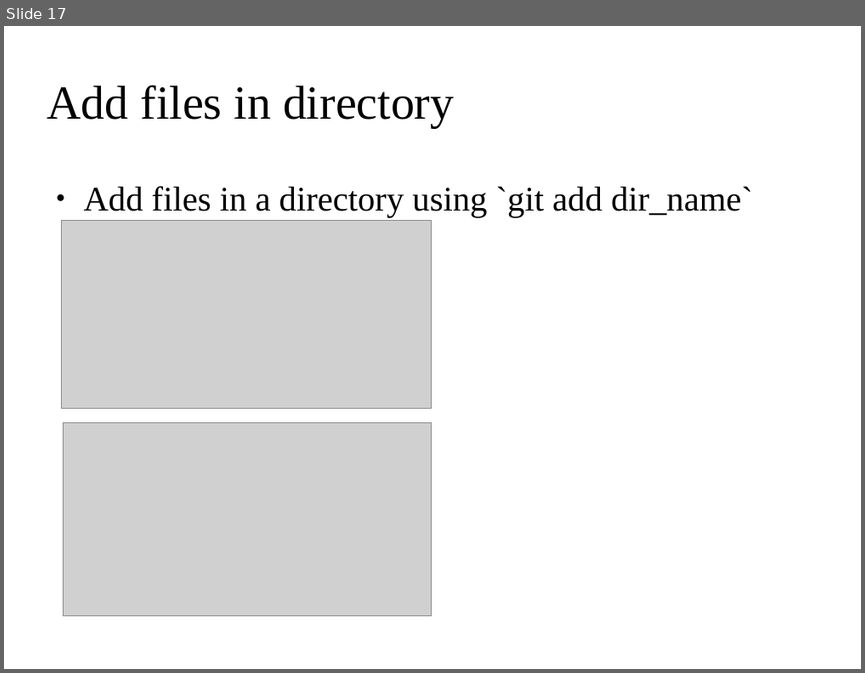
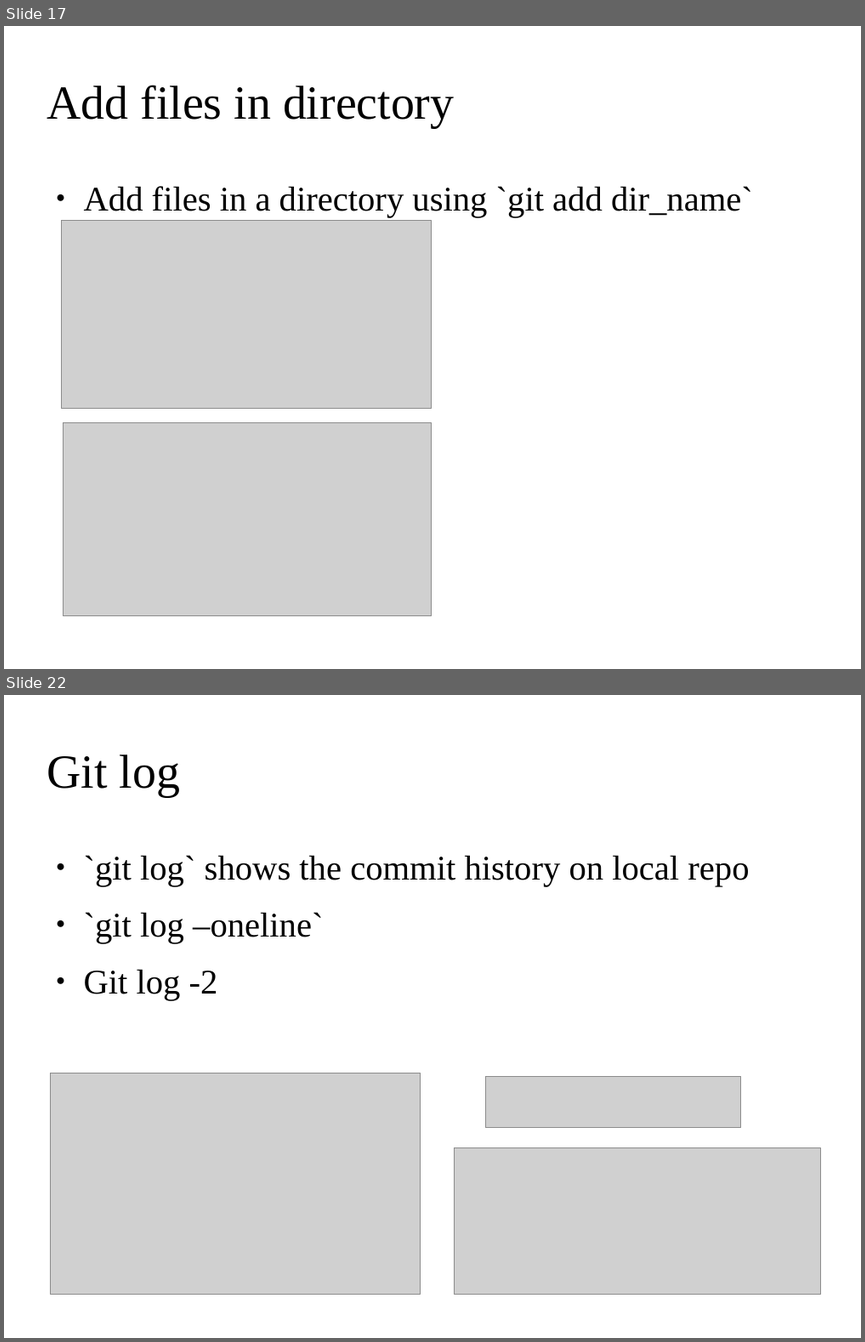
Before and after one commit to ehsansh84/git-tutorial, a slide deck: git.odp. Shown one above the other, each under a label of ours: slide 17 before the commit, slides 17 and 22 after it; the slides between them are not shown. The pictures are 865x673 and 865x1342 pixels, drawn with LibreOffice and Linux fonts; fonts in the diff are those of the drawing; grey boxes stand for pictures; background and template pictures are left out. Boxes give left, top, right and bottom in pixels: in the first picture for what was removed or moved away, otherwise in the second. Text is boxed around its words. In the diff, an @@ line names an element or a change of style, - is before the commit and + after.

```diff
--- a/git.odp
+++ b/git.odp
@@ slide 22 added at (4, 695, 861, 1338), background picture (left out) @@
@@ title added at (46, 755, 180, 797), 44 pt, text #000000 @@
+Git log
@@ text added at (84, 855, 749, 1000), 32 pt, text #000000 @@
+● `git log` shows the commit history on local repo
+● `git log –oneline`
+● Git log -2
@@ picture added at (51, 1073, 420, 1293) @@
@@ picture added at (486, 1076, 741, 1128) @@
@@ picture added at (454, 1148, 820, 1293) @@
```
Also in this commit, not shown: 1 slide changed, 20 other slides added, 10 slides removed.
